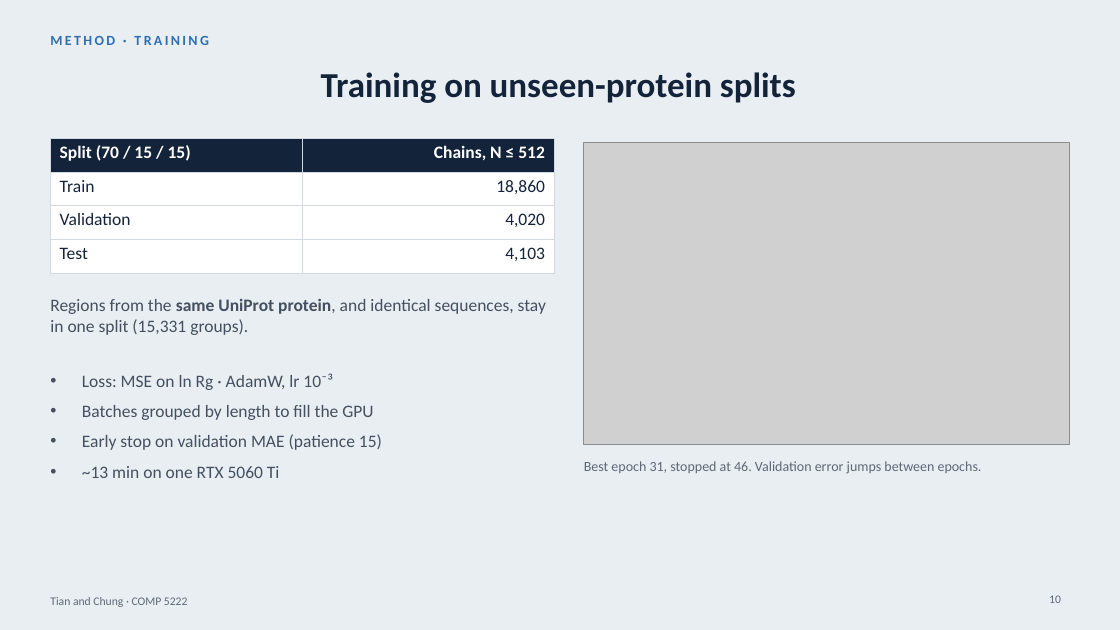
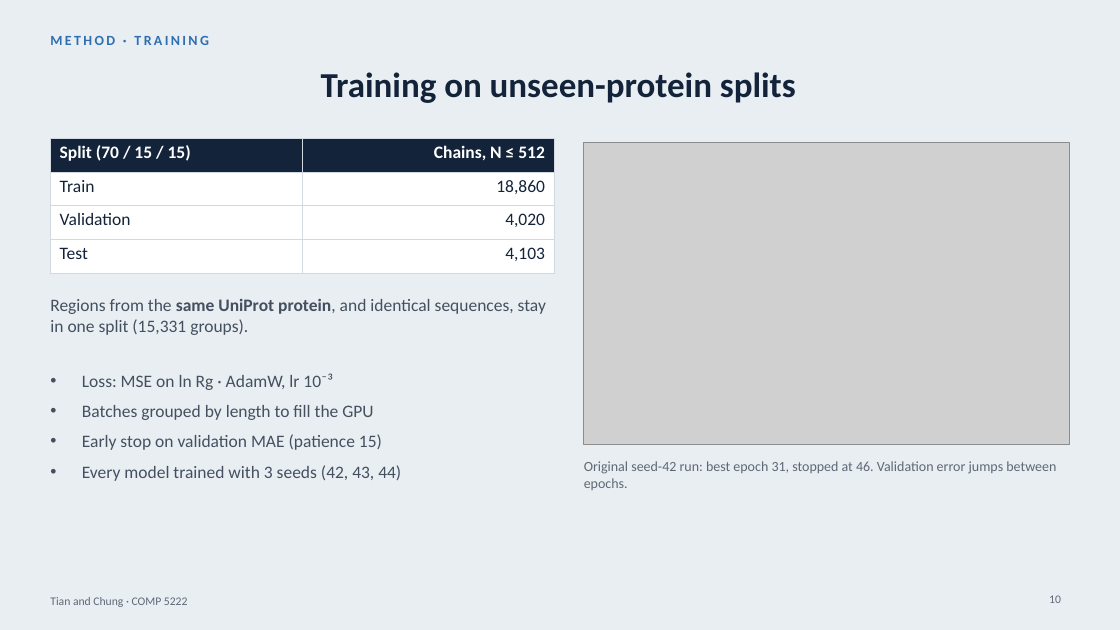
Before and after one commit to Andychung1229/claudev2, a slide deck: slide 10 of comp5222-presentation/ContactGAT_talk.pptx. Drawn at 1120x630 pixels with LibreOffice and Linux fonts; fonts in the diff are those of the drawing; grey boxes stand for pictures. Boxes give left, top, right and bottom in pixels: in the first picture for what was removed or moved away, otherwise in the second. Text is boxed around its words. In the diff, an @@ line names an element or a change of style, - is before the commit and + after.

```diff
--- a/comp5222-presentation/ContactGAT_talk.pptx
+++ b/comp5222-presentation/ContactGAT_talk.pptx
@@ text at (82,465,401,481): text changed @@
-• ~13 min on one RTX 5060 Ti
+• Every model trained with 3 seeds (42, 43, 44)
@@ text at (584,461,1056,490): text changed @@
-Best epoch 31, stopped at 46. Validation error jumps between epochs.
+Original seed-42 run: best epoch 31, stopped at 46. Validation error jumps between epochs.
```
Also in this commit, not shown: 4 other slides changed, 10 other files.
